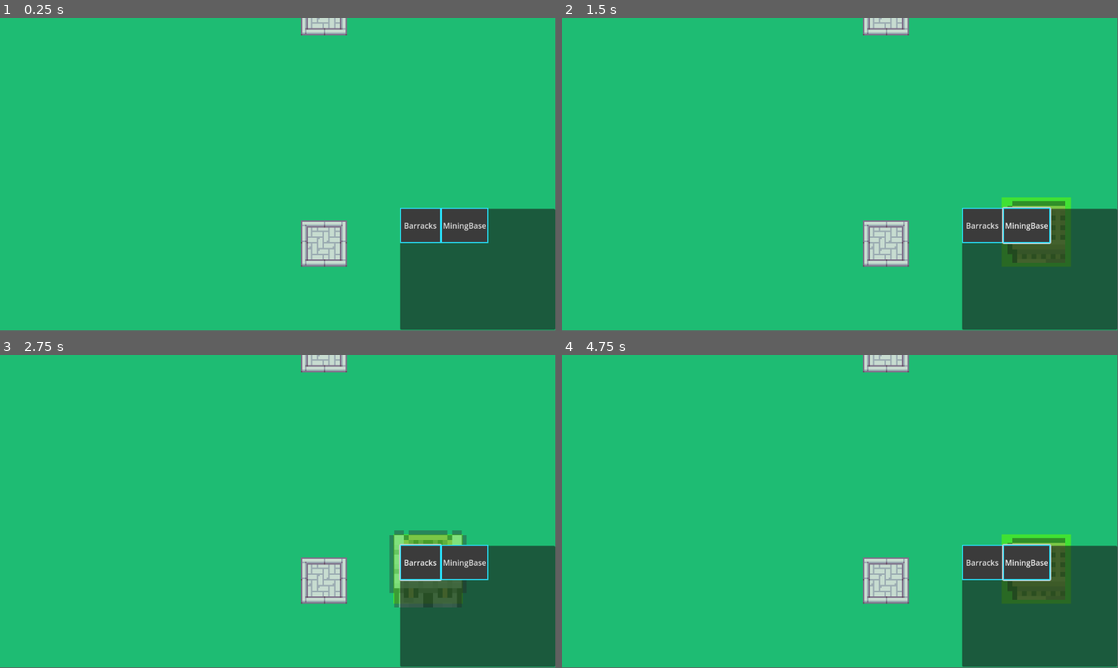
Above: before the commit, frames 1-4 (two rows, left to right).
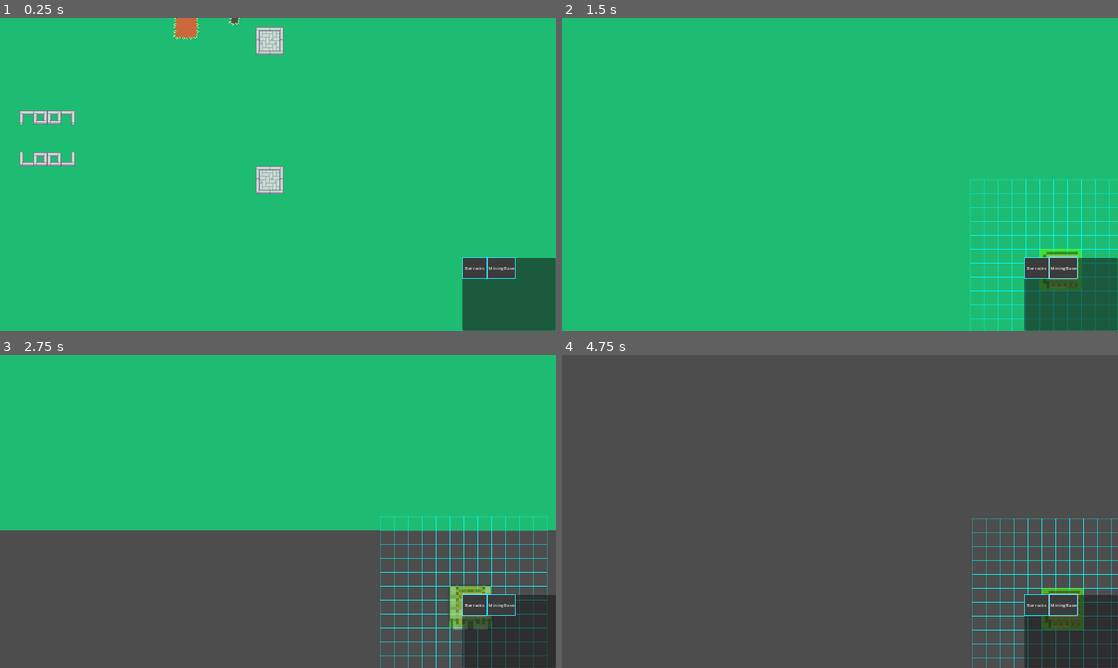
Above: after the commit, the same moments.

Repository: Kreuterkeule/TheGame
Game: Godot game, scene res://Game/game.tscn
Same seed, same stepped clock (60 frames per second), same inputs: the game is played once before the commit and once after it.
Inputs:
- Up to frame 1 (0.25 s): no input
- Up to frame 2 (1.5 s): click "Barracks" at 0.5 s; click "MiningBase" at 1.25 s
- Up to frame 3 (2.75 s): click "Barracks" at 2 s
- Up to frame 4 (4.75 s): click "MiningBase" at 2.75 s; click "Barracks" at 3.5 s; click "MiningBase" at 4.25 s
In our replay, the window is 799x449 before the commit and 800x450 after it. These sizes can differ from the game's own. Grey fills any space a smaller window leaves; there, only what the larger window draws over its background counts as a difference.

The runs differ from the first frame. In frame 1, 11% of the frame differs, in the area x 3-100%, y 0-100%; in frame 2, 11%; in frame 3, 43%; in frame 4, 98%, in the area x 0-100%, y 0-100%.

Commit message:
Action and building system better

Diff:
--- a/Game/Game.gd
+++ b/Game/Game.gd
@@ -10,17 +10,27 @@
 	print("ERROR!: This Function should not be caused, your function is not yet implemented");
 
 func _ready():
+	Input.set_mouse_mode(Input.MOUSE_MODE_CONFINED)
 	for i in range(ACTION.keys().size()): # initialize arrray, empty values can't be written to
 		MAP_ACTION_TO_CURSOR.append(null);
 		START_ACTION.append(Callable(self, "not_implemented"));
 		CLEAN_ACTION.append(Callable(self, "not_implemented"));
+		ACTION_EXECUTE.append(Callable(self, "not_implemented"));
 	MAP_ACTION_TO_CURSOR[ACTION.BUILD] = CURSORS.PRECISION;
 	MAP_ACTION_TO_CURSOR[ACTION.MOVE] = CURSORS.PRECISION;
 	MAP_ACTION_TO_CURSOR[ACTION.NO_ACTION] = CURSORS.MOUSE;
 	MAP_ACTION_TO_CURSOR[ACTION.SELECT] = CURSORS.SELECT;
 	START_ACTION[ACTION.BUILD] = Callable(self, "start_build");
 	CLEAN_ACTION[ACTION.BUILD] = Callable(self, "clean_build");
-	Input.set_custom_mouse_cursor(MAP_ACTION_TO_CURSOR[ACTION.NO_ACTION]);
+	START_ACTION[ACTION.NO_ACTION] = Callable(self, "start_no_action");
+	CLEAN_ACTION[ACTION.NO_ACTION] = Callable(self, "clean_no_action");
+	ACTION_EXECUTE[ACTION.BUILD] = Callable(self, "execute_build");
+	ACTION_EXECUTE[ACTION.SELECT] = Callable(self, "execute_select");
+	ACTION_EXECUTE[ACTION.MOVE] = Callable(self, "execute_move");
+	ACTION_EXECUTE[ACTION.NO_ACTION] = Callable(self, "execute_nothing");
+	self.change_action(ACTION.NO_ACTION);
+
+
 
 var CURSORS = {
 	"MOUSE": load("res://assets/cursors/normal.png"),
@@ -28,19 +38,23 @@
 	"PRECISION": load("res://assets/cursors/precision.png"),
 }
 
-var MAP_ACTION_TO_CURSOR = []
 
 enum BUILDINGS { BARRACKS, MINING_BASE };
+enum ACTION { BUILD, MOVE, SELECT, NO_ACTION } # TODO needs changes
+enum INPUT_TYPE { PRIMARY, SECONDARY, SPACE }
 
-var SelectedBuilding :int = 0;
+var selected_building :int = 0;
 
+var MAP_ACTION_TO_CURSOR = []
 var START_ACTION = [];
 var CLEAN_ACTION = [];
+var ACTION_EXECUTE = []; # action that should be called on event
 
-enum ACTION { BUILD, MOVE, SELECT, NO_ACTION } # TODO needs changes
+var current_action :int = ACTION.NO_ACTION;
+# the idea is actions[current_action].call_func()
 
-var current_action :int = ACTION.SELECT;
-# the idea is actions[current_action].call_func()
+func execute(input_type :int):
+	pass
 
 func change_action(action :int):
 	var old_action = current_action;
@@ -52,11 +66,27 @@
 func change_cursor(action :int):
 	Input.set_custom_mouse_cursor(MAP_ACTION_TO_CURSOR[action]);
 
-
 # ACITON SETUP AND CLEAN
 
 func start_build():
-	UI.get_node("BuildingPreview").change_building(SelectedBuilding);
+	UI.get_node("BuildingPreview").change_building(selected_building);
 	UI.get_node("BuildingPreview").start();
 func clean_build():
 	UI.get_node("BuildingPreview").stop();
+
+func start_no_action():
+	pass;
+func clean_no_action():
+	pass;
+
+func execute_nothing():
+	print("is there anything to do here?");
+
+func execute_build():
+	pass;
+
+func execute_select():
+	pass;
+
+func execute_move():
+	pass;
--- a/Game/KeyController.gd
+++ b/Game/KeyController.gd
@@ -3,3 +3,7 @@
 func _input(_event):
 	if (Input.is_action_just_pressed("escape_key")):
 		Game.change_action(Game.ACTION.NO_ACTION);
+	if (Input.is_key_pressed(KEY_F10)): # can be changed just for the devs cus fullscreen
+		get_tree().quit();
+	if (Input.is_key_pressed(KEY_SPACE)):
+		Game.execute(Game.INPUT_TYPE.SPACE);
--- a/Game/UI/GameCamera.gd
+++ b/Game/UI/GameCamera.gd
@@ -26,7 +26,7 @@
 
 func _input(event):
 	# close zoom is a larger number
-	if (Input.is_action_pressed("scroll_down") && self.zoom.x + ZOOM_SPEED.x <= MAX_ZOOM):
+	if (Input.is_action_just_pressed("scroll_up") && self.zoom.x + ZOOM_SPEED.x <= MAX_ZOOM):
 		self.zoom += ZOOM_SPEED;
-	if (Input.is_action_just_pressed("scroll_up") && self.zoom.x - ZOOM_SPEED.x >= MIN_ZOOM):
+	if (Input.is_action_just_pressed("scroll_down") && self.zoom.x - ZOOM_SPEED.x >= MIN_ZOOM):
 		self.zoom -= ZOOM_SPEED;
--- a/Game/UI/Menus/build_menu.gd
+++ b/Game/UI/Menus/build_menu.gd
@@ -1,9 +1,9 @@
 extends CanvasLayer
 
 func _on_barracks_button_pressed():
-	Game.SelectedBuilding = Game.BUILDINGS.BARRACKS; # Nice Color BrOuW
+	Game.selected_building = Game.BUILDINGS.BARRACKS; # Nice Color BrOuW
 	Game.change_action(Game.ACTION.BUILD);
 
 func _on_base_button_pressed():
-	Game.SelectedBuilding = Game.BUILDINGS.MINING_BASE;
+	Game.selected_building = Game.BUILDINGS.MINING_BASE;
 	Game.change_action(Game.ACTION.BUILD);
--- a/Game/UI/Menus/build_menu.tscn
+++ b/Game/UI/Menus/build_menu.tscn
@@ -14,25 +14,25 @@
 script = ExtResource("1_qyl6x")
 
 [node name="Panel" type="Panel" parent="."]
-offset_left = 830.0
-offset_top = 396.0
-offset_right = 1152.0
-offset_bottom = 647.0
+offset_left = 1597.0
+offset_top = 828.0
+offset_right = 1919.0
+offset_bottom = 1079.0
 
 [node name="BarracksButton" type="Button" parent="."]
-offset_left = 830.0
-offset_top = 394.0
-offset_right = 915.0
-offset_bottom = 467.0
+offset_left = 1597.0
+offset_top = 826.0
+offset_right = 1682.0
+offset_bottom = 899.0
 theme_override_styles/normal = SubResource("StyleBoxFlat_psfid")
 theme_override_styles/hover = SubResource("StyleBoxFlat_psfid")
 text = "Barracks"
 
 [node name="MiningBaseButton" type="Button" parent="."]
-offset_left = 915.0
-offset_top = 394.0
-offset_right = 1013.0
-offset_bottom = 467.0
+offset_left = 1682.0
+offset_top = 826.0
+offset_right = 1780.0
+offset_bottom = 899.0
 theme_override_styles/normal = SubResource("StyleBoxFlat_psfid")
 theme_override_styles/hover = SubResource("StyleBoxFlat_psfid")
 text = "MiningBase"
--- a/Game/UI/mouse_controller.gd
+++ b/Game/UI/mouse_controller.gd
@@ -1,13 +1,11 @@
 extends Node2D
-
-
 
 func _input(event):
 	if (Input.is_action_just_pressed("primary_mouse_button")):
-		pass
+		Game.execute(Game.INPUT_TYPE.PRIMARY);
 	if (Input.is_action_just_pressed("secondary_mouse_button")):
-		pass
+		Game.execute(Game.INPUT_TYPE.SECONDARY);
 	if (Input.is_action_just_released("primary_mouse_button")):
-		pass
+		pass;
 	if (Input.is_action_just_released("secondary_mouse_button")):
 		pass;
--- a/Game/UI/position_validater.gd
+++ b/Game/UI/position_validater.gd
@@ -2,24 +2,30 @@
 
 extends Node2D
 
-const RED_FIELD_COORDS :Vector2 = Vector2(0, 0);
+const RED_FIELD_COORDS :Vector2 = Vector2(0, 0); # coords in tileset
 const GREEN_FIELD_COORDS :Vector2 = Vector2(1, 0);
 @export var validate_tiles :Vector2i = Vector2i(1, 1);
 @export var move_by :Vector2i = Vector2i(0, 0);
 var validating = false;
+var show_grid = false;
+var tile_size :Vector2i = Vector2i.ZERO;
 
 func _ready():
 	validate_pos(Vector2i(5, 3), Vector2i(-2, -1));
+	tile_size = Game.map.get_node("TileMap").tile_set.tile_size;
 
 func validate(value :bool) -> void:
 	validating = value;
 	visible = value;
+	show_grid = value;
 
 func validate_pos(tiles :Vector2i, offset :Vector2i) -> void:
 	move_by = offset;
 	validate_tiles = tiles;
 
 func _process(_delta) -> void:
+	if (show_grid): # maybe saves performance
+		queue_redraw();
 	if (!validating): return;
 	$ValidatingTiles.clear();
 	var mouse_grid_coords :Vector2 = $ValidatingTiles.local_to_map(get_global_mouse_position());
@@ -27,3 +33,15 @@
 		for y in range(mouse_grid_coords.y + move_by.y, mouse_grid_coords.y + validate_tiles.y + move_by.y):
 			var is_valid_field = !Game.map.is_field_occupied(Vector2i(x, y)); # the maps have the same coords
 			$ValidatingTiles.set_cell(0, Vector2i(x, y), 0, GREEN_FIELD_COORDS if is_valid_field else RED_FIELD_COORDS, 0);
+
+func _draw():
+	if (show_grid):
+		draw_set_transform(Game.map.get_node("TileMap").map_to_local(Game.map.get_node("TileMap").local_to_map(get_global_mouse_position())), 0, Vector2(1, 1));
+
+		var grid_scale :int = 12;
+
+		for y in range(-floor(grid_scale / 2), floor(grid_scale - grid_scale / 2 + 1)):
+			draw_line(Vector2(0 - (tile_size.x / 2) - (grid_scale * tile_size.x / 2), y * tile_size.y - (tile_size.y / 2)), Vector2(grid_scale * tile_size.x - (tile_size.y / 2) - (grid_scale * tile_size.x / 2), y * tile_size.y - (tile_size.x / 2)), Color(0.0, 255.0, 255.0, float(1)/float(float(abs(y))/2) if y != 0 else 1));
+
+		for x in range(-floor(grid_scale / 2), floor(grid_scale - grid_scale / 2 + 1)):
+			draw_line(Vector2(x * tile_size.x - (tile_size.y / 2), 0 - (tile_size.y  /2) - (grid_scale * tile_size.x / 2)), Vector2(x * tile_size.x - (tile_size.y / 2), grid_scale * tile_size.y - (tile_size.x / 2) - (grid_scale * tile_size.x / 2)), Color(0.0, 255.0, 255.0, float(1)/float(float(abs(x))/2) if x != 0 else 1));
--- a/Game/UI/ui.tscn
+++ b/Game/UI/ui.tscn
@@ -1,10 +1,11 @@
-[gd_scene load_steps=6 format=3 uid="uid://duvrkfk7chehl"]
+[gd_scene load_steps=7 format=3 uid="uid://duvrkfk7chehl"]
 
 [ext_resource type="PackedScene" uid="uid://c3fnce21gmv7y" path="res://Game/UI/position_validater.tscn" id="1_0qpa4"]
 [ext_resource type="Script" path="res://Game/UI/ui.gd" id="1_moahd"]
 [ext_resource type="Script" path="res://Game/UI/GameCamera.gd" id="2_xwuky"]
 [ext_resource type="PackedScene" uid="uid://d3abihb4ucp2l" path="res://Game/UI/Menus/build_menu.tscn" id="3_wshdq"]
 [ext_resource type="PackedScene" uid="uid://uukjj875gpja" path="res://Game/UI/building_preview.tscn" id="4_w66eh"]
+[ext_resource type="PackedScene" uid="uid://ixk4f6du5qt8" path="res://Game/UI/mouse_controller.tscn" id="6_0pvnb"]
 
 [node name="UI" type="Node2D"]
 script = ExtResource("1_moahd")
@@ -17,3 +18,5 @@
 [node name="BuildMenu" parent="GameCamera" instance=ExtResource("3_wshdq")]
 
 [node name="BuildingPreview" parent="." instance=ExtResource("4_w66eh")]
+
+[node name="MouseController" parent="." instance=ExtResource("6_0pvnb")]
--- a/project.godot
+++ b/project.godot
@@ -18,6 +18,15 @@
 [autoload]
 
 Game="*res://Game/Game.gd"
+
+[display]
+
+window/size/viewport_width=1920
+window/size/viewport_height=1080
+window/size/mode=3
+window/size/initial_position_type=3
+window/size/always_on_top=true
+window/stretch/mode="canvas_items"
 
 [input]
 
